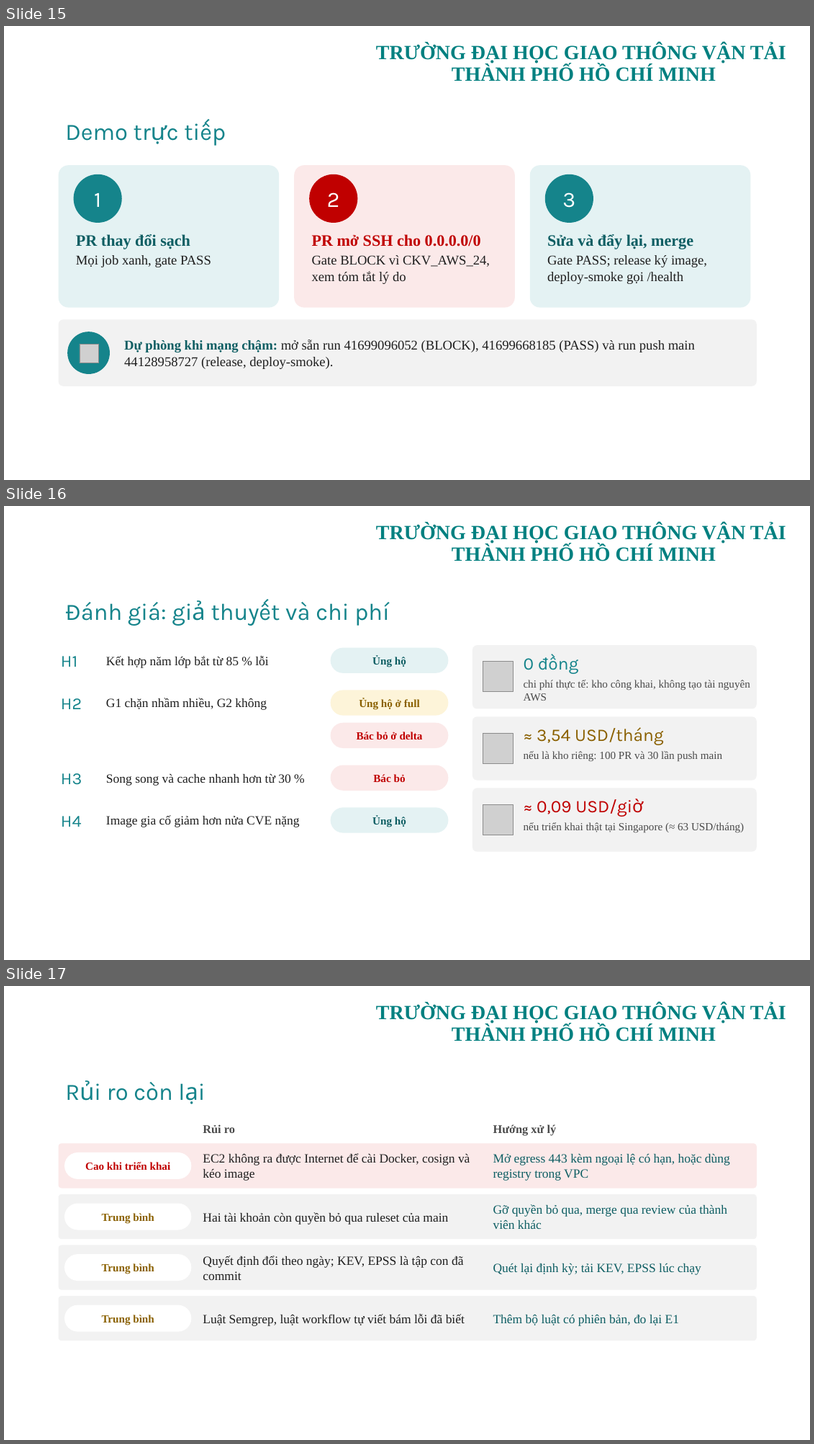
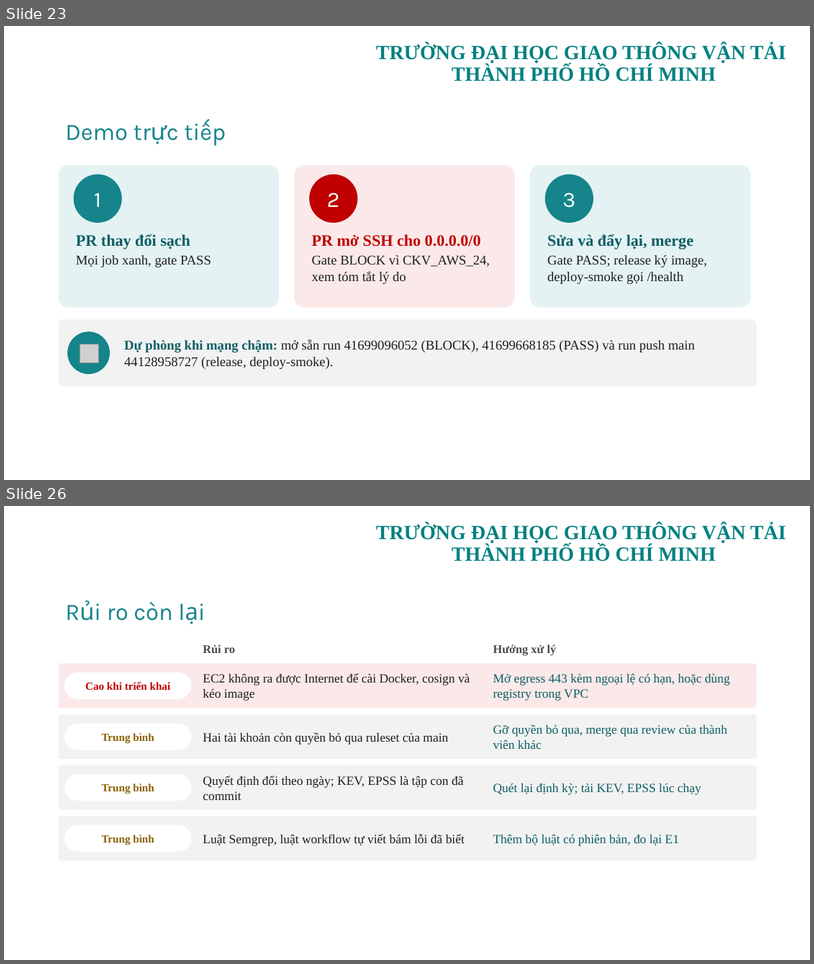
Before and after one commit to tranhuultai/012012303904_21_DevSecOps, a slide deck: PPTX/DeTai21_DevSecOps.pptx. Shown one above the other, each under a label of ours: slides 15, 16 and 17 before the commit, slides 23 and 26 after it; the slides between them are not shown. The pictures are 814x1444 and 814x964 pixels, drawn with LibreOffice and Linux fonts; fonts in the diff are those of the drawing; grey boxes stand for pictures; background and template pictures are left out. Boxes give left, top, right and bottom in pixels: in the first picture for what was removed or moved away, otherwise in the second. Text is boxed around its words. In the diff, an @@ line names an element or a change of style, - is before the commit and + after.

```diff
--- a/PPTX/DeTai21_DevSecOps.pptx
+++ b/PPTX/DeTai21_DevSecOps.pptx
@@ slide 16 removed at (4, 506, 810, 960), background picture (left out); not listed: 1 template element that a slide beside it also shows @@
@@ title removed at (65, 602, 389, 626) @@
-Đánh giá: giả thuyết và chi phí
@@ text removed at (61, 656, 77, 667) @@
-H1
@@ text removed at (106, 656, 268, 668) @@
-Kết hợp năm lớp bắt từ 85 % lỗi
@@ rounded rectangle removed at (331, 648, 449, 673) @@
-Ủng hộ
@@ rounded rectangle removed at (473, 645, 757, 708) @@
@@ picture removed at (483, 662, 513, 692) @@
@@ text removed at (524, 658, 535, 670) @@
-0 đồng
@@ text removed at (61, 698, 82, 709) @@
-H2
@@ text removed at (106, 698, 267, 710) @@
-G1 chặn nhầm nhiều, G2 không
@@ rounded rectangle removed at (331, 690, 449, 716) @@
-Ủng hộ ở full
@@ text removed at (524, 680, 751, 700) @@
-chi phí thực tế: kho công khai, không tạo tài nguyên AWS
@@ rounded rectangle removed at (473, 716, 757, 780) @@
@@ rounded rectangle removed at (331, 723, 449, 748) @@
-Bác bỏ ở delta
@@ picture removed at (483, 733, 513, 763) @@
@@ text removed at (537, 727, 664, 745) @@
-≈ 3,54 USD/tháng
@@ text removed at (524, 751, 723, 762) @@
-nếu là kho riêng: 100 PR và 30 lần push main
@@ text removed at (61, 773, 82, 785) @@
-H3
@@ text removed at (106, 774, 291, 785) @@
-Song song và cache nhanh hơn từ 30 %
@@ rounded rectangle removed at (331, 765, 449, 790) @@
-Bác bỏ
@@ rounded rectangle removed at (331, 807, 449, 833) @@
-Ủng hộ
@@ rounded rectangle removed at (473, 788, 757, 852) @@
@@ picture removed at (483, 804, 513, 834) @@
@@ text removed at (537, 798, 643, 816) @@
-≈ 0,09 USD/giờ
@@ text removed at (61, 816, 82, 826) @@
-H4
@@ text removed at (106, 815, 300, 827) @@
-Image gia cố giảm hơn nửa CVE nặng
@@ text removed at (524, 822, 744, 833) @@
-nếu triển khai thật tại Singapore (≈ 63 USD/tháng)
@@ page number removed at (574, 926, 756, 951) @@
-16
@@ what was slide 15 is now slide 23 @@
@@ what was slide 17 is now slide 26 @@
```
Also in this commit, not shown: 10 slides added.
